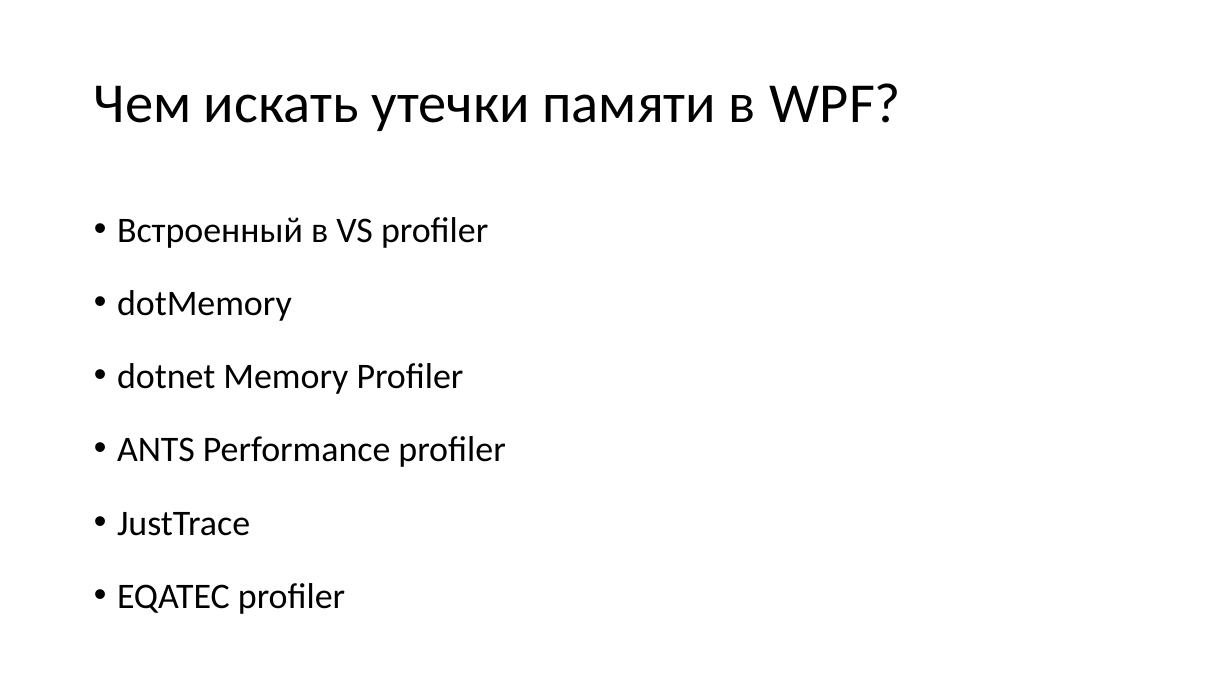
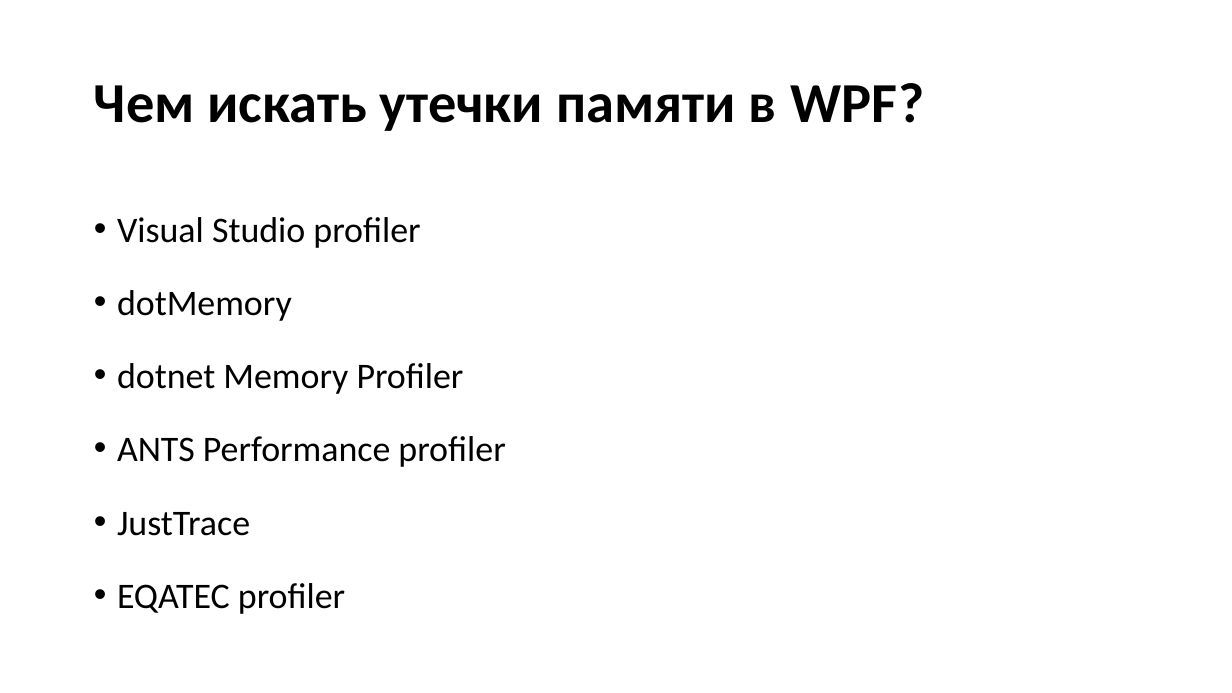
Before and after one commit to Talrandel/MemoryLeak, a slide deck: slide 18 of Утечки памяти.pptx (slide 16 before the commit). Drawn at 1232x693 pixels with LibreOffice and Linux fonts; fonts in the diff are those of the drawing. Boxes give left, top, right and bottom in pixels: in the first picture for what was removed or moved away, otherwise in the second. Text is boxed around its words. In the diff, an @@ line names an element or a change of style, - is before the commit and + after.

```diff
--- a/Утечки памяти.pptx
+++ b/Утечки памяти.pptx
@@ title "Чем искать утечки памяти в ..." at box(94, 83, 924, 131): bold on @@
@@ text at box(117, 217, 420, 248): text changed @@
-• Встроенный в VS profiler
+• Visual Studio profiler
```
Also in this commit, not shown: 16 other slides changed, 3 slides added, 1 slide removed.
